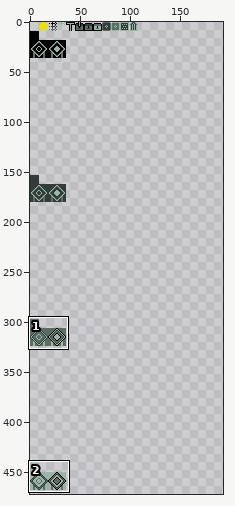
Two versions of one pixel-art file, gfx.aseprite. The first picture is a wide view before the edit; the outline marks the close-up.
Close-up. Earlier state:
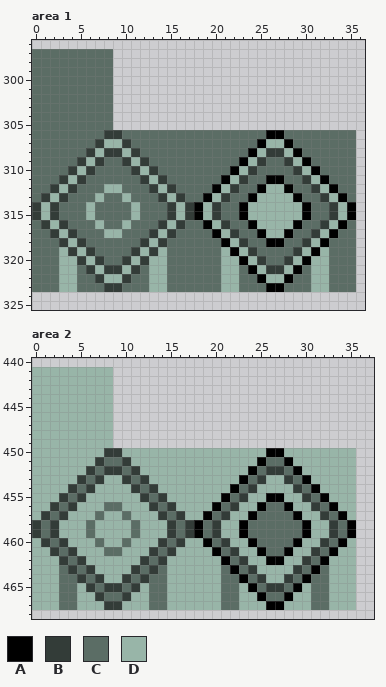
576x576 pixels, 1 frame. Shown: area 1: x 0..36, y 296..325; area 2: x 0..37, y 440..468. The wide view leaves out empty margins. The commit also changed other parts of the picture, which this record leaves out.
Palette (. is transparent): A #000000  B #333c38  C #5b6d65  D #98b5a8
After the commit:
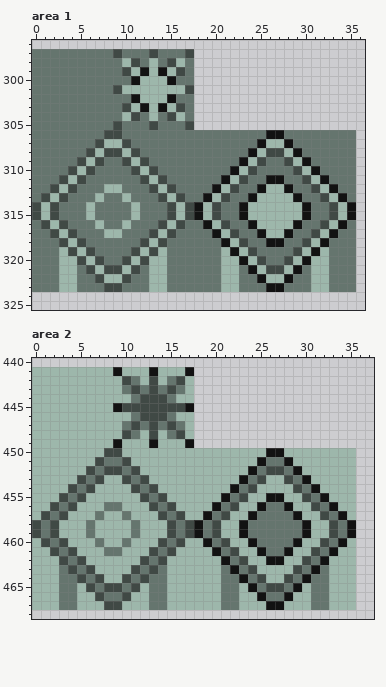
The exact change:
layer "Layer 1" opacity 100% -> 91%
colour A: #000000 -> #000000e9
colour B: #333c38 -> #333c38e9
colour C: #5b6d65 -> #5b6d65e9
colour D: #98b5a8 -> #98b5a8e9
Changed rows in their new state; - is a pixel that keeps its letter.
Area 1, layer "Layer 1":
first column x 9:
297 BCCCBCCCB
298 CDBCDCBDC
299 CBDADADBC
300 CCADDDACC
301 BDDDDDDDB
302 CCADDDACC
303 CBDADADBC
304 CDBCDCBDC
305 BCCCBCCCB
Area 2, layer "Layer 1":
first column x 9:
441 ADDDADDDA
442 DBCDBDCBD
443 DCBCBCBCD
444 DDCBBBCDD
445 ABBBBBBBA
446 DDCBBBCDD
447 DCBCBCBCD
448 DBCDBDCBD
449 ADDDADDDA
